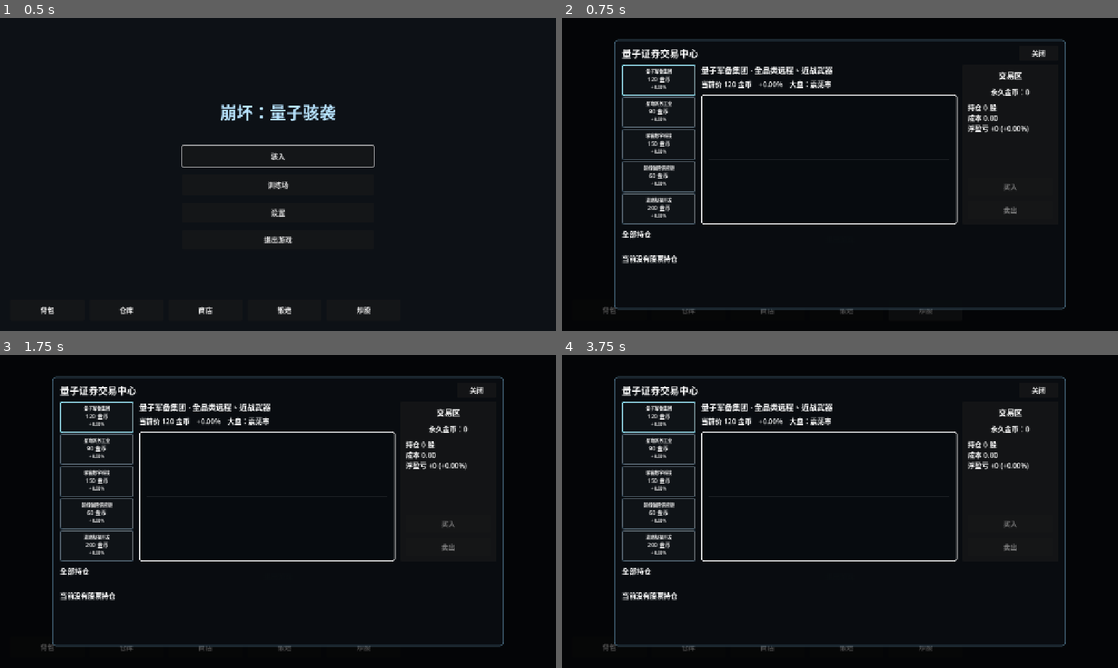
Above: before the commit, frames 1-4 (two rows, left to right).
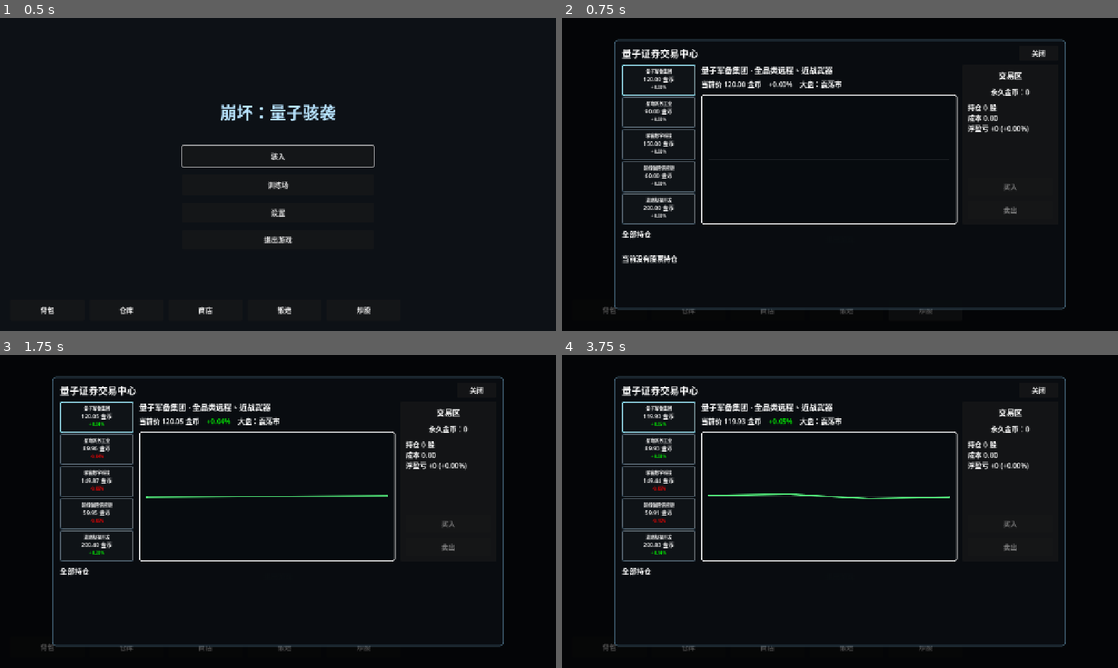
Above: after the commit, the same moments.

Repository: LisBam/StarHacker
Game: Godot game, scene res://scenes/ui/main_menu.tscn
Same seed, same stepped clock (60 frames per second), same inputs: the game is played once before the commit and once after it.
Inputs:
- Up to frame 1 (0.5 s): no input
- Up to frame 2 (0.75 s): click "炒股" at 0.5 s
- Up to frame 3 (1.75 s): click "骇入" at 1.25 s
- Up to frame 4 (3.75 s): click "训练场" at 2 s; click "设置" at 2.75 s; click "背包" at 3.5 s

Frame 1 is identical in both runs. In frame 2, 0.7% of the frame differs, in the area x 14-51%, y 18-62%; in frame 3, 1.3%; in frame 4, 1.4%, in the area x 10-70%, y 18-79%.

Commit message:
1.新增股市面板每秒微行情   2.调整股票价格为两位小数显示   3.新增股票交易报价锁定   4.优化微行情存档与周期隔离   5.完善股市实时波动文档

Diff:
--- a/scripts/game/stock_market_service.gd
+++ b/scripts/game/stock_market_service.gd
@@ -20,6 +20,8 @@
 const REFRESH_SETTLEMENT: String = "settlement"
 ## 局外运行刷新来源标识；只使用半幅情绪、低概率中枢漂移和半幅均值回归。
 const REFRESH_RUNTIME: String = "runtime"
+## 股市面板微行情刷新来源标识；面板打开时每秒产生可见小幅波动，不推进玩法周期或事件次数。
+const REFRESH_DISPLAY: String = "display"
 ## 股票稳定顺序；UI、存档迁移、行为统计和事件目标统一使用该顺序。
 const STOCK_IDS: Array[String] = ["quantum_arms", "astral_defense", "hacker_tech", "frontline_supply", "relic_exploration"]
 ## 股票静态目录；初始价仅用于首次初始化和极端软上下限，不作为长期强制回归锚点。
@@ -49,6 +51,10 @@
 
 ## 局外运行刷新间隔；默认 60 秒，只在非战斗场景累计，运行时通常不动态修改。
 @export_range(10.0, 600.0, 1.0) var runtime_refresh_interval_seconds: float = 60.0
+## 面板微行情刷新间隔；默认 1 秒，股市界面打开期间玩家每秒都能看到价格与折线变化。
+@export_range(0.2, 10.0, 0.1) var display_refresh_interval_seconds: float = 1.0
+## 面板微行情波动尺度；默认使用标准波动的 18%，让两位小数价格持续变化且不破坏长期经济平衡。
+@export_range(0.01, 0.50, 0.01) var display_fluctuation_scale: float = 0.18
 ## 大盘正式结算切换周期；默认 8 局，低于 5 会明显削弱趋势感。
 @export_range(5, 30, 1) var market_cycle_settlement_count: int = 8
 ## 涨跌停累计周期；默认每 5 次正式结算重置单股累计涨跌幅。
@@ -61,6 +67,8 @@
 @export_range(0.01, 0.50, 0.01) var settlement_change_limit: float = 0.15
 ## 单次局外运行涨跌幅上限；默认 7.5%，等于正式结算上限的一半。
 @export_range(0.005, 0.25, 0.005) var runtime_change_limit: float = 0.075
+## 单次面板微行情涨跌幅上限；默认 1%，只限制每秒可见波动，不影响正式和 60 秒刷新上限。
+@export_range(0.001, 0.05, 0.001) var display_change_limit: float = 0.01
 ## 周期累计涨跌幅上限；默认正负 30%，达到后剩余正式刷新被限制在周期边界内。
 @export_range(0.05, 1.0, 0.01) var cycle_change_limit: float = 0.30
 
@@ -78,6 +86,10 @@
 var _active_event: Dictionary = {}
 ## 非战斗场景累计运行秒数；达到 60 秒后扣除一个周期并触发一次小幅刷新。
 var _runtime_accumulated_seconds: float = 0.0
+## 股市面板微行情累计秒数；仅面板打开且不在战斗中时累计，达到 1 秒后触发可见波动。
+var _display_accumulated_seconds: float = 0.0
+## 股市面板是否正在显示；默认 false，由 StockMarketPanel 打开和关闭时通过公开接口同步。
+var _market_panel_open: bool = false
 ## 本局行为原始统计；键为通用指标名，值为累计数量或价值，用于正式结算时计算五只股票影响。
 var _run_metrics: Dictionary = {}
 ## 上一帧正式对局活动状态；用于从 GlobalInventory 的无参数状态信号识别开始与完成边界。
@@ -111,6 +123,29 @@
 	while _runtime_accumulated_seconds >= interval:
 		_runtime_accumulated_seconds -= interval
 		refresh_market(REFRESH_RUNTIME)
+	if not _market_panel_open:
+		return
+	_display_accumulated_seconds += maxf(delta, 0.0)
+	# 有效面板刷新间隔；至少 0.1 秒，默认每 1 秒触发一次真实微行情。
+	var display_interval: float = maxf(display_refresh_interval_seconds, 0.1)
+	while _display_accumulated_seconds >= display_interval:
+		_display_accumulated_seconds -= display_interval
+		refresh_market(REFRESH_DISPLAY)
+
+
+func _notification(what: int) -> void:
+	if what == NOTIFICATION_WM_CLOSE_REQUEST:
+		_save_state()
+
+
+func set_market_panel_open(open: bool) -> void:
+	if _market_panel_open == open:
+		return
+	_market_panel_open = open
+	_display_accumulated_seconds = 0.0
+	if not open:
+		# 面板关闭时统一保存每秒微行情最终价格，避免打开期间每秒写盘造成频繁磁盘操作。
+		_save_state()
 
 
 func get_stock_definitions() -> Dictionary:
@@ -172,11 +207,12 @@
 	return estimated_quantity
 
 
-func request_buy(stock_id: String, quantity: int) -> Dictionary:
+func request_buy(stock_id: String, quantity: int, quoted_price: int = -1) -> Dictionary:
 	if not stock_id in STOCK_IDS or quantity <= 0 or _global_inventory == null or not _global_inventory.has_method("buy_stock_holding"):
 		return {"success": false, "message": "无法执行买入"}
 	# 当前成交单价；确认时重新读取，避免数量选择期间行情变化后使用旧价格。
-	var price: int = get_current_price(stock_id)
+	# 报价锁定补充；UI 传入正整数 quoted_price 时使用弹窗打开瞬间的锁定价格，未传入时读取实时价格。
+	var price: int = quoted_price if quoted_price > 0 else get_current_price(stock_id)
 	# 买入成交额；数量乘当前价，不包含手续费。
 	var gross: int = price * quantity
 	# 买入手续费；成交额 0.5% 向上取整且最低 1 金币。
@@ -188,11 +224,12 @@
 	return {"success": success, "message": "买入成功" if success else "金币不足或持仓服务不可用", "quantity": quantity, "price": price, "fee": fee, "total": total_cost}
 
 
-func request_sell(stock_id: String, quantity: int) -> Dictionary:
+func request_sell(stock_id: String, quantity: int, quoted_price: int = -1) -> Dictionary:
 	if not stock_id in STOCK_IDS or quantity <= 0 or _global_inventory == null or not _global_inventory.has_method("sell_stock_holding"):
 		return {"success": false, "message": "无法执行卖出"}
 	# 当前成交单价；确认时重新读取，确保即时交易使用实时报价。
-	var price: int = get_current_price(stock_id)
+	# 报价锁定补充；UI 传入正整数 quoted_price 时使用弹窗打开瞬间的锁定价格，未传入时读取实时价格。
+	var price: int = quoted_price if quoted_price > 0 else get_current_price(stock_id)
 	# 卖出成交额；数量乘当前价，不包含手续费。
 	var gross: int = price * quantity
 	# 卖出手续费；用于确认框明示，实际所得按乘 0.995 后向下取整。
@@ -207,6 +244,8 @@
 func refresh_market(refresh_source: String = REFRESH_SETTLEMENT) -> void:
 	# 是否为正式结算刷新；决定完整波动、玩家行为、周期和事件计数是否生效。
 	var is_settlement: bool = refresh_source == REFRESH_SETTLEMENT
+	# 是否为面板微行情刷新；该来源只更新价格、涨跌幅和历史，不推进玩法计数。
+	var is_display_refresh: bool = refresh_source == REFRESH_DISPLAY
 	# 五只股票行为影响；局外刷新使用空字典并视为零影响。
 	var behavior_impacts: Dictionary = _calculate_behavior_impacts() if is_settlement else {}
 	if is_settlement:
@@ -214,14 +253,16 @@
 		_update_market_cycles_before_refresh()
 	for stock_id in STOCK_IDS:
 		_refresh_stock(stock_id, refresh_source, float(behavior_impacts.get(stock_id, 0.0)))
-	_consume_event_duration(is_settlement)
+	if not is_display_refresh:
+		_consume_event_duration(is_settlement)
 	if is_settlement:
 		_update_behavior_streaks(behavior_impacts)
 		_settlements_until_event -= 1
 		if _settlements_until_event <= 0:
 			trigger_random_event()
 		_run_metrics.clear()
-	_save_state()
+	if not is_display_refresh:
+		_save_state()
 	market_changed.emit()
 
 
@@ -293,14 +334,24 @@
 	var center: float = maxf(float(state.get("center", old_price)), 1.0)
 	# 是否正式结算刷新；决定波动倍率、中枢概率和玩家行为是否启用。
 	var is_settlement: bool = refresh_source == REFRESH_SETTLEMENT
+	# 是否面板微行情刷新；启用时禁用中枢漂移并把全部短期变化缩放为稳定的每秒波动。
+	var is_display_refresh: bool = refresh_source == REFRESH_DISPLAY
 	# 小幅刷新尺度；局外运行时为 0.5，正式结算为 1.0。
 	var scale: float = 1.0 if is_settlement else 0.5
+	if is_display_refresh:
+		scale = clampf(display_fluctuation_scale, 0.01, 0.50)
+	# 本次定价使用的大盘状态；微行情只读取长期大盘，避免重复放大全局事件的临时状态。
+	var pricing_market_state: String = _market_state if is_display_refresh else _get_effective_market_state()
 	# 大盘方向分数；牛市为 1、熊市为 -1、震荡为 0。
-	var market_direction: float = _get_market_direction(_get_effective_market_state())
+	var market_direction: float = _get_market_direction(pricing_market_state)
 	# 当前事件方向；目标不匹配或事件无有效次数时为 0。
 	var event_direction: float = _get_event_direction_for_stock(stock_id, is_settlement)
+	if is_display_refresh:
+		event_direction = 0.0
 	# 本次中枢漂移概率；正式基础 25%、局外基础 10%，连续行为和事件会覆盖。
 	var drift_probability: float = 0.25 if is_settlement else 0.10
+	if is_display_refresh:
+		drift_probability = 0.0
 	# 上一轮连续同向行为局数；达到 2 时增强下一局中枢传导。
 	var same_direction_count: int = int(state.get("behavior_streak", 0))
 	if is_settlement and same_direction_count >= 2 and not is_zero_approx(player_impact):
@@ -328,17 +379,22 @@
 	var reversion: float = _calculate_mean_reversion(deviation_ratio) * scale
 	# 本次情绪基础波动率；来自股票类型并受刷新源、大盘和事件倍率调整。
 	var volatility: float = float(definition.get("volatility", 0.03)) * scale
-	if _get_effective_market_state() == MARKET_SIDEWAYS:
+	if pricing_market_state == MARKET_SIDEWAYS:
 		volatility *= 1.2
-	volatility *= _get_event_volatility_multiplier()
+	if not is_display_refresh:
+		volatility *= _get_event_volatility_multiplier()
 	# 情绪方向偏置；大盘提供较弱倾斜，目标事件提供更强倾斜。
 	var sentiment_bias: float = market_direction * volatility * 0.28 + event_direction * volatility * 0.55
 	# 短期市场情绪；每次刷新必定抽取随机波动并叠加方向偏置。
 	var sentiment: float = _random.randf_range(-volatility, volatility) + sentiment_bias
+	# 中枢层刷新尺度；面板微行情按微波动尺度缩小，其他刷新保持原有中枢权重。
+	var center_refresh_scale: float = scale if is_display_refresh else 1.0
 	# 三层定价与回归合成变化；中枢、情绪、行为权重分别为 50%、35%、15%。
-	var weighted_change: float = ((center / old_price) - 1.0) * 0.50 + sentiment * 0.35 + clampf(player_impact, -0.02, 0.02) * 0.15 + reversion
+	var weighted_change: float = ((center / old_price) - 1.0) * 0.50 * center_refresh_scale + sentiment * 0.35 + clampf(player_impact, -0.02, 0.02) * 0.15 + reversion
 	# 单次涨跌上限；正式为 15%，局外为 7.5%。
 	var single_limit: float = settlement_change_limit if is_settlement else runtime_change_limit
+	if is_display_refresh:
+		single_limit = display_change_limit
 	weighted_change = clampf(weighted_change, -single_limit, single_limit)
 	# 限制后的新价格；后续继续应用软边界和正式周期累计边界。
 	var new_price: float = old_price * (1.0 + weighted_change)
@@ -346,17 +402,28 @@
 	# 当前涨跌周期起始价；每 5 次正式结算重置，周期内正式与局外刷新共同遵守 ±30% 边界。
 	var cycle_start_price: float = maxf(float(state.get("cycle_start_price", old_price)), 1.0)
 	new_price = clampf(new_price, cycle_start_price * (1.0 - cycle_change_limit), cycle_start_price * (1.0 + cycle_change_limit))
+	if is_display_refresh and is_equal_approx(snappedf(new_price, 0.01), snappedf(old_price, 0.01)):
+		# 微行情可见步长；当随机结果不足 0.01 金币时强制移动一分钱，确保每秒刷新肉眼可见。
+		var visible_step: float = 0.01 if sentiment >= 0.0 else -0.01
+		# 微行情有效最低价；同时遵守初始价软下限和当前涨跌周期下限。
+		var visible_minimum_price: float = maxf(base_price * 0.5, cycle_start_price * (1.0 - cycle_change_limit))
+		# 微行情有效最高价；同时遵守初始价软上限和当前涨跌周期上限。
+		var visible_maximum_price: float = minf(base_price * 3.0, cycle_start_price * (1.0 + cycle_change_limit))
+		new_price = clampf(old_price + visible_step, visible_minimum_price, visible_maximum_price)
+		if is_equal_approx(snappedf(new_price, 0.01), snappedf(old_price, 0.01)):
+			new_price = clampf(old_price - visible_step, visible_minimum_price, visible_maximum_price)
 	state["center"] = center
 	state["price"] = maxf(new_price, 1.0)
 	state["last_change_ratio"] = (new_price - old_price) / old_price
-	state["last_player_impact"] = player_impact if is_settlement else 0.0
-	# 玩家行为贡献占比；行为层加权变化占最终实际涨跌幅的绝对比例，最终持平时按 0 处理。
-	var actual_change_ratio: float = float(state.get("last_change_ratio", 0.0))
-	state["last_player_contribution_ratio"] = clampf(absf(player_impact * 0.15) / absf(actual_change_ratio), 0.0, 1.0) if is_settlement and not is_zero_approx(actual_change_ratio) else 0.0
-	state["next_drift_probability"] = drift_probability
-	# 最近价格历史；追加新整数价格并只保留最近 30 次刷新。
+	if not is_display_refresh:
+		state["last_player_impact"] = player_impact if is_settlement else 0.0
+		# 玩家行为贡献占比；行为层加权变化占最终实际涨跌幅的绝对比例，最终持平时按 0 处理。
+		var actual_change_ratio: float = float(state.get("last_change_ratio", 0.0))
+		state["last_player_contribution_ratio"] = clampf(absf(player_impact * 0.15) / absf(actual_change_ratio), 0.0, 1.0) if is_settlement and not is_zero_approx(actual_change_ratio) else 0.0
+		state["next_drift_probability"] = drift_probability
+	# 最近价格历史；保留两位小数后追加并只保留最近 30 次刷新，使每秒微行情能在折线中清晰呈现。
 	var history: Array = state.get("history", []) as Array
-	history.append(maxi(roundi(new_price), 1))
+	history.append(maxf(snappedf(new_price, 0.01), 0.01))
 	while history.size() > 30:
 		history.remove_at(0)
 	state["history"] = history
--- a/scripts/ui/main_menu.gd
+++ b/scripts/ui/main_menu.gd
@@ -201,6 +201,8 @@
 		return
 	_settings_panel.visible = false
 	_stock_market_overlay.visible = true
+	if _stock_market_panel != null and _stock_market_panel.has_method("set_market_display_active"):
+		_stock_market_panel.call("set_market_display_active", true)
 
 
 func _build_warehouse_overlay() -> void:
@@ -385,6 +387,7 @@
 	stock_market_overlay.add_child(stock_market_panel)
 	_stock_market_panel = stock_market_panel
 	stock_market_overlay.visible = false
+	stock_market_panel.call("set_market_display_active", false)
 
 
 func _build_developer_overlay() -> void:
@@ -431,6 +434,8 @@
 		_forge_overlay.visible = false
 	if _stock_market_overlay != null:
 		_stock_market_overlay.visible = false
+	if _stock_market_panel != null and _stock_market_panel.has_method("set_market_display_active"):
+		_stock_market_panel.call("set_market_display_active", false)
 	_developer_overlay.visible = true
 
 
@@ -467,6 +472,8 @@
 func _on_stock_market_closed() -> void:
 	if _stock_market_overlay != null:
 		_stock_market_overlay.visible = false
+	if _stock_market_panel != null and _stock_market_panel.has_method("set_market_display_active"):
+		_stock_market_panel.call("set_market_display_active", false)
 	_stock_market_button.grab_focus()
 
 
--- a/scripts/ui/stock_market_panel.gd
+++ b/scripts/ui/stock_market_panel.gd
@@ -57,6 +57,8 @@
 var _pending_stock_id: String = ""
 ## 当前待确认交易数量；取值至少为 1，确认弹窗显示与执行共同使用。
 var _pending_quantity: int = 0
+## 当前待确认整数成交价；打开数量弹窗时锁定，避免每秒微行情导致确认金额与最终结算不一致。
+var _pending_unit_price: int = 0
 ## 事件提示补间；新事件到来时停止旧补间并从完全可见重新开始。
 var _event_tween: Tween
 
@@ -69,6 +71,15 @@
 	_connect_services()
 	_refresh_all()
 	_show_active_event_if_available()
+
+
+func _exit_tree() -> void:
+	set_market_display_active(false)
+
+
+func set_market_display_active(active: bool) -> void:
+	if _stock_market_service != null and _stock_market_service.has_method("set_market_panel_open"):
+		_stock_market_service.call("set_market_panel_open", active)
 
 
 func _build_interface() -> void:
@@ -205,9 +216,11 @@
 	holdings_scroll.add_child(_holdings_container)
 	_quantity_dialog = SELL_QUANTITY_DIALOG_SCRIPT.new() as ConfirmationDialog
 	_quantity_dialog.connect("quantity_confirmed", Callable(self, "_on_trade_quantity_confirmed"))
+	_quantity_dialog.canceled.connect(_on_trade_canceled)
 	add_child(_quantity_dialog)
 	_confirmation_dialog = COMMON_CONFIRMATION_DIALOG_SCRIPT.new() as ConfirmationDialog
 	_confirmation_dialog.confirmed.connect(_on_trade_confirmed)
+	_confirmation_dialog.canceled.connect(_on_trade_canceled)
 	add_child(_confirmation_dialog)
 
 
@@ -282,7 +295,7 @@
 		# 中枢偏离率；当前价相对动态价值中枢的百分比，仅调试模式可见。
 		var deviation_ratio: float = (float(snapshot.get("price", 0.0)) / center - 1.0) if center > 0.0 else 0.0
 		detail += "  中枢%.1f 偏离%+.1f%%" % [center, deviation_ratio * 100.0]
-	card.call("configure", null, 1, str(snapshot.get("name", "股票")), detail, "%d 金币" % int(snapshot.get("price", 0.0)))
+	card.call("configure", null, 1, str(snapshot.get("name", "股票")), detail, "%.2f 金币" % float(snapshot.get("price", 0.0)))
 	card.call("set_visual_state", stock_id == _selected_stock_id, false)
 
 
@@ -298,7 +311,7 @@
 	_selected_title_label.text = "%s · %s" % [str(snapshot.get("name", "股票")), str(snapshot.get("module", ""))]
 	# 全市场快照；提供有效大盘名称和调试运行累计进度。
 	var market_snapshot: Dictionary = _stock_market_service.call("get_market_snapshot") as Dictionary
-	_selected_summary_label.text = "当前价 %d 金币    [color=%s]%+.2f%%[/color]    大盘：%s" % [int(snapshot.get("price", 0.0)), color_name, change_ratio * 100.0, str(market_snapshot.get("market_state_name", "震荡市"))]
+	_selected_summary_label.text = "当前价 %.2f 金币    [color=%s]%+.2f%%[/color]    大盘：%s" % [float(snapshot.get("price", 0.0)), color_name, change_ratio * 100.0, str(market_snapshot.get("market_state_name", "震荡市"))]
 	if _is_debug_information_visible():
 		# 调试中枢；取值为当前长期合理价格线，仅用于开发者验证均值回归。
 		var debug_center: float = float(snapshot.get("center", 0.0))
@@ -312,12 +325,12 @@
 	var quantity: int = int(holding.get("quantity", 0))
 	# 加权平均成本；包含历史买入手续费，用于计算真实浮动盈亏。
 	var average_cost: float = float(holding.get("average_cost", 0.0))
-	# 当前整数价格；由服务对内部浮点价格四舍五入后展示和成交。
-	var current_price: int = int(snapshot.get("price", 0.0))
+	# 当前显示价格；保留两位小数用于每秒行情，实际成交仍由服务四舍五入为整数金币。
+	var current_price: float = float(snapshot.get("price", 0.0))
 	# 浮动盈亏金额；当前市值减持仓总成本，未持仓时为 0。
-	var profit: float = (float(current_price) - average_cost) * quantity
+	var profit: float = (current_price - average_cost) * quantity
 	# 浮动盈亏比例；以加权平均成本为分母，零成本时保持 0。
-	var profit_ratio: float = (float(current_price) / average_cost - 1.0) if average_cost > 0.0 else 0.0
+	var profit_ratio: float = (current_price / average_cost - 1.0) if average_cost > 0.0 else 0.0
 	# 盈亏颜色；盈利绿色、亏损红色、持平白色。
 	var profit_color: String = "green" if profit > 0.0 else ("red" if profit < 0.0 else "white")
 	_position_label.text = "持仓 %d 股\n成本 %.2f\n[color=%s]浮盈亏 %+.0f (%+.2f%%)[/color]" % [quantity, average_cost, profit_color, profit, profit_ratio * 100.0]
@@ -357,7 +370,7 @@
 		var card: Control = ITEM_CARD_VIEW_SCRIPT.new() as Control
 		card.set_anchors_and_offsets_preset(Control.PRESET_FULL_RECT)
 		host.add_child(card)
-		card.call("configure", null, 1, "%s · %d股" % [str(snapshot.get("name", "股票")), quantity], "成本 %.2f  [color=%s]%+.0f / %+.2f%%[/color]" % [average_cost, profit_color, profit, profit_ratio * 100.0], "%d 金币" % roundi(current_price))
+		card.call("configure", null, 1, "%s · %d股" % [str(snapshot.get("name", "股票")), quantity], "成本 %.2f  [color=%s]%+.0f / %+.2f%%[/color]" % [average_cost, profit_color, profit, profit_ratio * 100.0], "%.2f 金币" % current_price)
 		_holdings_container.add_child(host)
 	if _holdings_container.get_child_count() == 0:
 		# 空持仓提示；在没有任何股票时替代卡片列表。
@@ -413,19 +426,23 @@
 
 
 func _begin_quantity_selection(trade_type: String, maximum_quantity: int) -> void:
+	set_market_display_active(false)
 	_pending_trade_type = trade_type
 	_pending_stock_id = _selected_stock_id
 	# 待交易股票快照；缓存弹窗展示名称和当前单价，最终确认时会再次读取实时报价。
+	# 报价锁定补充；快照只读取名称，整数成交价由服务单独读取并冻结到本次确认流程结束。
 	var snapshot: Dictionary = _stock_market_service.call("get_stock_snapshot", _pending_stock_id) as Dictionary
-	_quantity_dialog.call("present_stock_trade", str(snapshot.get("name", "股票")), maximum_quantity, int(snapshot.get("price", 1.0)), trade_type == "buy")
+	_pending_unit_price = int(_stock_market_service.call("get_current_price", _pending_stock_id))
+	_quantity_dialog.call("present_stock_trade", str(snapshot.get("name", "股票")), maximum_quantity, _pending_unit_price, trade_type == "buy")
 
 
 func _on_trade_quantity_confirmed(quantity: int) -> void:
 	_pending_quantity = maxi(quantity, 1)
 	# 最终确认前股票快照；数量弹窗关闭后重新读取当前价，避免使用过期报价。
+	# 报价锁定补充；此处重新读取快照只用于股票名称，金额继续使用已锁定的 _pending_unit_price。
 	var snapshot: Dictionary = _stock_market_service.call("get_stock_snapshot", _pending_stock_id) as Dictionary
-	# 最终确认单价；正整数金币，与服务成交价保持一致。
-	var price: int = int(snapshot.get("price", 1.0))
+	# 最终确认单价；使用数量弹窗打开时锁定的整数报价，避免确认过程中每秒变化。
+	var price: int = maxi(_pending_unit_price, 1)
 	# 成交额小计；数量乘当前单价，不包含手续费。
 	var gross: int = price * _pending_quantity
 	# 交易手续费；成交额 0.5% 向上取整，最低 1 金币。
@@ -447,15 +464,25 @@
 	# 交易结果；统一读取服务返回消息，在顶部短暂提示成功或失败原因。
 	var trade_result: Dictionary = {}
 	if _pending_trade_type == "buy":
-		trade_result = _stock_market_service.call("request_buy", _pending_stock_id, _pending_quantity) as Dictionary
+		trade_result = _stock_market_service.call("request_buy", _pending_stock_id, _pending_quantity, _pending_unit_price) as Dictionary
 	elif _pending_trade_type == "sell":
-		trade_result = _stock_market_service.call("request_sell", _pending_stock_id, _pending_quantity) as Dictionary
+		trade_result = _stock_market_service.call("request_sell", _pending_stock_id, _pending_quantity, _pending_unit_price) as Dictionary
 	if not trade_result.is_empty():
 		_show_event_banner(str(trade_result.get("message", "交易已处理")))
 	_pending_trade_type = ""
 	_pending_stock_id = ""
 	_pending_quantity = 0
+	_pending_unit_price = 0
+	set_market_display_active(is_visible_in_tree())
 	_refresh_all()
+
+
+func _on_trade_canceled() -> void:
+	_pending_trade_type = ""
+	_pending_stock_id = ""
+	_pending_quantity = 0
+	_pending_unit_price = 0
+	set_market_display_active(is_visible_in_tree())
 
 
 func _show_event_banner(message: String) -> void:
Not shown, changed: docs/game_framework.md
Not shown, changed: docs/stock_market.md
Not shown, changed: docs/游戏机制与玩法内容.md
